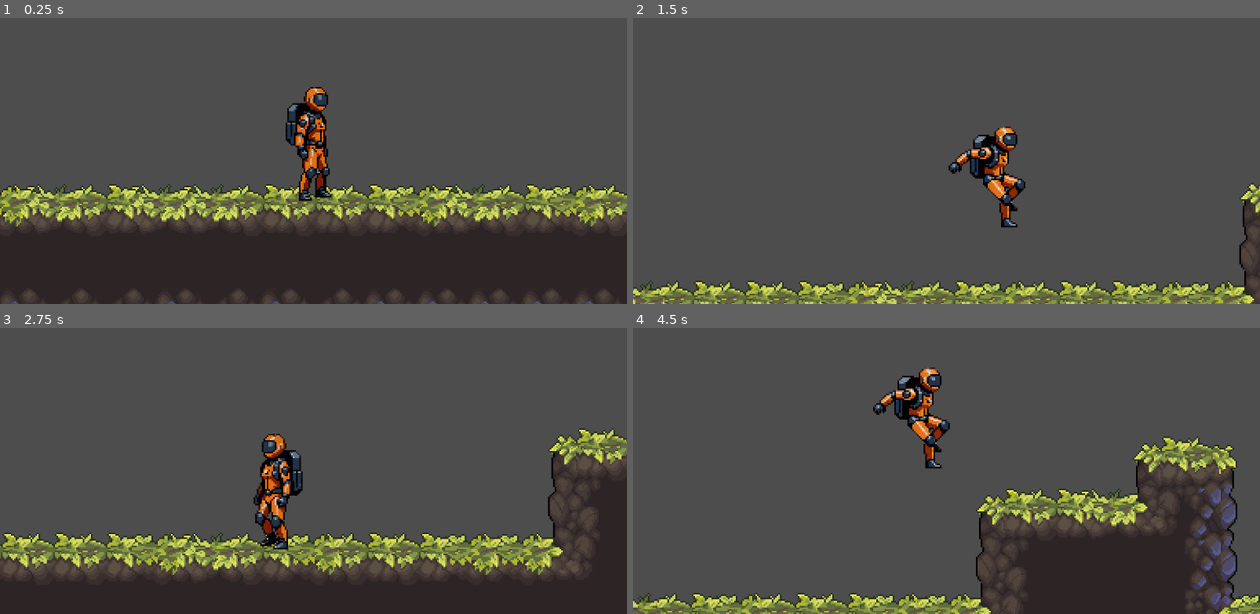
Above: before the commit, frames 1-4 (two rows, left to right).
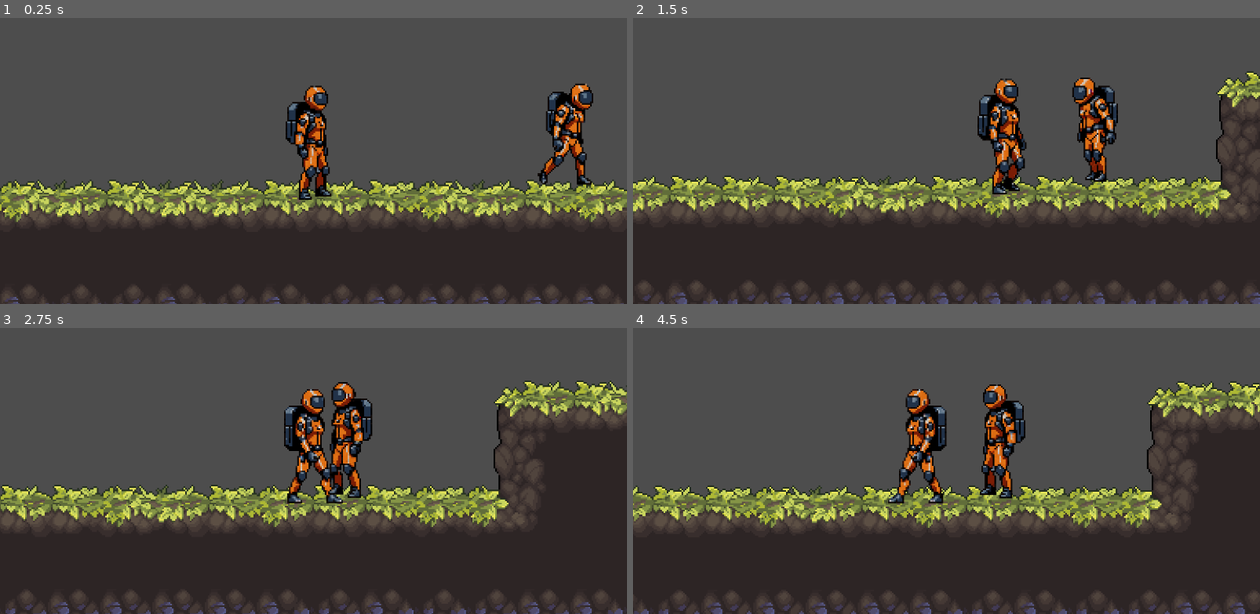
Above: after the commit, the same moments.

Repository: bartletuni/Sidescroller-Colab
Game: Godot game, scene res://Scenes/Level Scenes/main.tscn
Same seed, same stepped clock (60 frames per second), same inputs: the game is played once before the commit and once after it.
Inputs:
- Up to frame 1 (0.25 s): no input
- Up to frame 2 (1.5 s): hold S (crouch) 0.53-1.28 s; hold D (move_right) from 0.53 s (still down); tap Space (jump) at 0.77, 1.07 s; tap Shift (run) at 0.8, 1.35 s
- Up to frame 3 (2.75 s): tap Space (jump) at 1.52, 1.55, 1.82, 2.1 s; release D (move_right) at 2.03 s; hold A (move_left) from 2.03 s (still down); hold S (crouch) from 2.03 s (still down)
- Up to frame 4 (4.5 s): release A (move_left) at 2.78 s; release S (crouch) at 2.78 s; hold D (move_right) 2.78-4.28 s; tap S (crouch) at 2.85, 4.35 s; tap Space (jump) at 3.02, 3.32, 3.77, 3.8, 4.07 s; tap Shift (run) at 3.05 s; hold Shift (run) 3.53-4.28 s; hold A (move_left) from 4.28 s (still down)

The runs differ from the first frame. In frame 1, 11% of the frame differs, in the area x 0-100%, y 23-100%; in frame 2, 43%, in the area x 0-100%, y 18-100%; in frame 3, 32%; in frame 4, 37%.

Commit message:
Player and enemy global files.
enemy and player movement and animation are isolated to global files that can be referenced for easier code aplication.

Diff:
--- /dev/null
+++ b/platformer-colaboration/Scenes/Enemy Scenes/Enemy.tscn
@@ -0,0 +1,208 @@
+[gd_scene format=3 uid="uid://bln64vt07qp5y"]
+
+[ext_resource type="Texture2D" uid="uid://43u4706dio88" path="res://Astronaut/INJURED_WALK.png" id="1_0sphq"]
+[ext_resource type="Script" uid="uid://cd7env287knia" path="res://Scripts/Enemy Scripts/Enemy.gd" id="1_25to5"]
+[ext_resource type="Texture2D" uid="uid://car6yptu4i2ak" path="res://Astronaut/IDLE.png" id="2_u5n0e"]
+[ext_resource type="Texture2D" uid="uid://c4np5gkmjdoxm" path="res://Astronaut/RUN.png" id="3_0ab82"]
+
+[sub_resource type="AtlasTexture" id="AtlasTexture_heljy"]
+atlas = ExtResource("2_u5n0e")
+region = Rect2(0, 0, 92, 92)
+
+[sub_resource type="AtlasTexture" id="AtlasTexture_2xnfw"]
+atlas = ExtResource("2_u5n0e")
+region = Rect2(92, 0, 92, 92)
+
+[sub_resource type="AtlasTexture" id="AtlasTexture_31c66"]
+atlas = ExtResource("2_u5n0e")
+region = Rect2(184, 0, 92, 92)
+
+[sub_resource type="AtlasTexture" id="AtlasTexture_0vjj1"]
+atlas = ExtResource("2_u5n0e")
+region = Rect2(276, 0, 92, 92)
+
+[sub_resource type="AtlasTexture" id="AtlasTexture_31kh2"]
+atlas = ExtResource("3_0ab82")
+region = Rect2(0, 0, 92, 92)
+
+[sub_resource type="AtlasTexture" id="AtlasTexture_qja6f"]
+atlas = ExtResource("3_0ab82")
+region = Rect2(92, 0, 92, 92)
+
+[sub_resource type="AtlasTexture" id="AtlasTexture_fsk2x"]
+atlas = ExtResource("3_0ab82")
+region = Rect2(184, 0, 92, 92)
+
+[sub_resource type="AtlasTexture" id="AtlasTexture_4ertv"]
+atlas = ExtResource("3_0ab82")
+region = Rect2(276, 0, 92, 92)
+
+[sub_resource type="AtlasTexture" id="AtlasTexture_ynq5w"]
+atlas = ExtResource("3_0ab82")
+region = Rect2(368, 0, 92, 92)
+
+[sub_resource type="AtlasTexture" id="AtlasTexture_u560u"]
+atlas = ExtResource("3_0ab82")
+region = Rect2(0, 92, 92, 92)
+
+[sub_resource type="AtlasTexture" id="AtlasTexture_o5b5a"]
+atlas = ExtResource("3_0ab82")
+region = Rect2(92, 92, 92, 92)
+
+[sub_resource type="AtlasTexture" id="AtlasTexture_tdlvu"]
+atlas = ExtResource("3_0ab82")
+region = Rect2(184, 92, 92, 92)
+
+[sub_resource type="AtlasTexture" id="AtlasTexture_25to5"]
+atlas = ExtResource("1_0sphq")
+region = Rect2(0, 0, 92, 92)
+
+[sub_resource type="AtlasTexture" id="AtlasTexture_u5n0e"]
+atlas = ExtResource("1_0sphq")
+region = Rect2(92, 0, 92, 92)
+
+[sub_resource type="AtlasTexture" id="AtlasTexture_0ab82"]
+atlas = ExtResource("1_0sphq")
+region = Rect2(184, 0, 92, 92)
+
+[sub_resource type="AtlasTexture" id="AtlasTexture_odjcb"]
+atlas = ExtResource("1_0sphq")
+region = Rect2(276, 0, 92, 92)
+
+[sub_resource type="AtlasTexture" id="AtlasTexture_u3mw7"]
+atlas = ExtResource("1_0sphq")
+region = Rect2(368, 0, 92, 92)
+
+[sub_resource type="AtlasTexture" id="AtlasTexture_mkqv5"]
+atlas = ExtResource("1_0sphq")
+region = Rect2(0, 92, 92, 92)
+
+[sub_resource type="AtlasTexture" id="AtlasTexture_8cn25"]
+atlas = ExtResource("1_0sphq")
+region = Rect2(92, 92, 92, 92)
+
+[sub_resource type="AtlasTexture" id="AtlasTexture_4o3g0"]
+atlas = ExtResource("1_0sphq")
+region = Rect2(184, 92, 92, 92)
+
+[sub_resource type="SpriteFrames" id="SpriteFrames_heljy"]
+animations = [{
+"frames": [{
+"duration": 1.0,
+"texture": SubResource("AtlasTexture_heljy")
+}, {
+"duration": 1.0,
+"texture": SubResource("AtlasTexture_2xnfw")
+}, {
+"duration": 1.0,
+"texture": SubResource("AtlasTexture_31c66")
+}, {
+"duration": 1.0,
+"texture": SubResource("AtlasTexture_0vjj1")
+}],
+"loop": true,
+"name": &"Idle",
+"speed": 3.0
+}, {
+"frames": [{
+"duration": 1.0,
+"texture": SubResource("AtlasTexture_31kh2")
+}, {
+"duration": 1.0,
+"texture": SubResource("AtlasTexture_qja6f")
+}, {
+"duration": 1.0,
+"texture": SubResource("AtlasTexture_fsk2x")
+}, {
+"duration": 1.0,
+"texture": SubResource("AtlasTexture_4ertv")
+}, {
+"duration": 1.0,
+"texture": SubResource("AtlasTexture_ynq5w")
+}, {
+"duration": 1.0,
+"texture": SubResource("AtlasTexture_u560u")
+}, {
+"duration": 1.0,
+"texture": SubResource("AtlasTexture_o5b5a")
+}, {
+"duration": 1.0,
+"texture": SubResource("AtlasTexture_tdlvu")
+}],
+"loop": true,
+"name": &"Run",
+"speed": 8.0
+}, {
+"frames": [{
+"duration": 1.0,
+"texture": SubResource("AtlasTexture_25to5")
+}, {
+"duration": 1.0,
+"texture": SubResource("AtlasTexture_u5n0e")
+}, {
+"duration": 1.0,
+"texture": SubResource("AtlasTexture_0ab82")
+}, {
+"duration": 1.0,
+"texture": SubResource("AtlasTexture_odjcb")
+}, {
+"duration": 1.0,
+"texture": SubResource("AtlasTexture_u3mw7")
+}, {
+"duration": 1.0,
+"texture": SubResource("AtlasTexture_mkqv5")
+}, {
+"duration": 1.0,
+"texture": SubResource("AtlasTexture_8cn25")
+}, {
+"duration": 1.0,
+"texture": SubResource("AtlasTexture_4o3g0")
+}],
+"loop": true,
+"name": &"Walk",
+"speed": 8.0
+}]
+
+[sub_resource type="CapsuleShape2D" id="CapsuleShape2D_0sphq"]
+radius = 9.0
+height = 60.0
+
+[sub_resource type="CapsuleShape2D" id="CapsuleShape2D_25to5"]
+radius = 19.0
+height = 66.0
+
+[sub_resource type="CircleShape2D" id="CircleShape2D_u5n0e"]
+radius = 113.07078
+
+[node name="Enemy" type="CharacterBody2D" unique_id=1615103394 groups=["Enemies"]]
+script = ExtResource("1_25to5")
+
+[node name="Animator" type="AnimatedSprite2D" parent="." unique_id=809814956]
+sprite_frames = SubResource("SpriteFrames_heljy")
+animation = &"Run"
+autoplay = "Walk"
+
+[node name="RayLeft" type="RayCast2D" parent="." unique_id=271676554]
+target_position = Vector2(-35, 0)
+
+[node name="RayRight" type="RayCast2D" parent="." unique_id=1215439273]
+target_position = Vector2(35, 0)
+
+[node name="collision_box" type="CollisionShape2D" parent="." unique_id=1111316265]
+position = Vector2(0, 4)
+shape = SubResource("CapsuleShape2D_0sphq")
+
+[node name="hitbox" type="Area2D" parent="." unique_id=29848986]
+
+[node name="hitbox_shape" type="CollisionShape2D" parent="hitbox" unique_id=1522681613]
+position = Vector2(0, 4)
+shape = SubResource("CapsuleShape2D_25to5")
+
+[node name="detection_radius" type="Area2D" parent="." unique_id=1688325555]
+
+[node name="CollisionShape2D" type="CollisionShape2D" parent="detection_radius" unique_id=861285606]
+shape = SubResource("CircleShape2D_u5n0e")
+
+[connection signal="area_entered" from="hitbox" to="." method="_on_hitbox_area_entered"]
+[connection signal="area_entered" from="detection_radius" to="." method="_on_detection_radius_area_entered"]
+[connection signal="body_entered" from="detection_radius" to="." method="_on_detection_radius_body_entered"]
--- a/platformer-colaboration/Scenes/Level Scenes/main.tscn
+++ b/platformer-colaboration/Scenes/Level Scenes/main.tscn
@@ -2,6 +2,7 @@
 
 [ext_resource type="Texture2D" uid="uid://no4daegh250p" path="res://CraftPix Level Assets/TILED_files/Tileset.png" id="1_ua7y4"]
 [ext_resource type="PackedScene" uid="uid://bhucdeffc8jd2" path="res://Scenes/Player Scenes/player.tscn" id="2_2b0cf"]
+[ext_resource type="PackedScene" uid="uid://bln64vt07qp5y" path="res://Scenes/Enemy Scenes/Enemy.tscn" id="3_4u2wh"]
 
 [sub_resource type="TileSetAtlasSource" id="TileSetAtlasSource_2b0cf"]
 texture = ExtResource("1_ua7y4")
@@ -889,8 +890,11 @@
 [node name="Main" type="Node2D" unique_id=103056610]
 
 [node name="TileMapLayer" type="TileMapLayer" parent="." unique_id=1379145283]
-tile_map_data = PackedByteArray("AAAbAAQAAAAGAAYAAAAaAAQAAAA …(1832 unchanged characters)… KAAIAAAAHAAAAAAALAAIAAAACAAEAAAAMAAIAAAAGAAEAAAAMAAEAAAALAAEAAAANAAEAAAAJAAEAAAANAAIAAAAJAAIAAAAMAAMAAAAHAAEAAAALAAMAAAAHAAMAAAAKAAM …(607 unchanged characters)…
+tile_map_data = PackedByteArray("AAAbAAQAAAAGAAYAAAAaAAQAAAA …(1832 unchanged characters)… KAAIAAAAHAAAAAAALAAIAAAACAAEAAAAMAAIAAAACAAEAAAANAAIAAAAMAAEAAAAMAAMAAAAHAAEAAAALAAMAAAAHAAMAAAAKAAM …(607 unchanged characters)…
 tile_set = SubResource("TileSet_4u2wh")
 
 [node name="Player" parent="." unique_id=1447609646 instance=ExtResource("2_2b0cf")]
 position = Vector2(-16, 89)
+
+[node name="Enemy" parent="." unique_id=1615103394 instance=ExtResource("3_4u2wh")]
+position = Vector2(111, 95)
--- a/platformer-colaboration/Scenes/Player Scenes/player.tscn
+++ b/platformer-colaboration/Scenes/Player Scenes/player.tscn
@@ -154,18 +154,6 @@
 atlas = ExtResource("8_qbc6l")
 region = Rect2(184, 0, 92, 92)
 
-[sub_resource type="AtlasTexture" id="AtlasTexture_5s6rg"]
-atlas = ExtResource("8_qbc6l")
-region = Rect2(276, 0, 92, 92)
-
-[sub_resource type="AtlasTexture" id="AtlasTexture_jsiit"]
-atlas = ExtResource("8_qbc6l")
-region = Rect2(368, 0, 92, 92)
-
-[sub_resource type="AtlasTexture" id="AtlasTexture_rb4ui"]
-atlas = ExtResource("8_qbc6l")
-region = Rect2(0, 92, 92, 92)
-
 [sub_resource type="AtlasTexture" id="AtlasTexture_hwxlp"]
 atlas = ExtResource("9_kg5gs")
 region = Rect2(0, 0, 92, 92)
@@ -330,19 +318,10 @@
 }, {
 "duration": 1.0,
 "texture": SubResource("AtlasTexture_f225w")
-}, {
-"duration": 1.0,
-"texture": SubResource("AtlasTexture_5s6rg")
-}, {
-"duration": 1.0,
-"texture": SubResource("AtlasTexture_jsiit")
-}, {
-"duration": 1.0,
-"texture": SubResource("AtlasTexture_rb4ui")
-}],
-"loop": true,
+}],
+"loop": false,
 "name": &"Slide",
-"speed": 5.0
+"speed": 10.0
 }, {
 "frames": [{
 "duration": 1.0,
@@ -372,19 +351,16 @@
 radius = 9.0
 height = 66.0
 
-[node name="Player" type="CharacterBody2D" unique_id=1447609646]
+[node name="Player" type="CharacterBody2D" unique_id=1447609646 groups=["Players"]]
 script = ExtResource("1_45clo")
 
 [node name="Animation" type="AnimatedSprite2D" parent="." unique_id=938781721]
 sprite_frames = SubResource("SpriteFrames_c4btd")
-animation = &"Jump"
+animation = &"Slide"
 autoplay = "Idle"
-frame = 4
-frame_progress = 1.0
-
-[node name="Hitbox" type="CollisionShape2D" parent="." unique_id=47658649]
-visible = false
-position = Vector2(1, 5)
+
+[node name="CollisionBox" type="CollisionShape2D" parent="." unique_id=47658649]
+position = Vector2(1, 3)
 shape = SubResource("CapsuleShape2D_45clo")
 
 [node name="Camera2D" type="Camera2D" parent="." unique_id=1625468662]
--- /dev/null
+++ b/platformer-colaboration/Scripts/Enemy Scripts/Enemy.gd
@@ -0,0 +1,32 @@
+extends CharacterBody2D
+
+@onready var enemy: CharacterBody2D = $"."
+@onready var animator: AnimatedSprite2D = $Animator
+
+var enemy_damage = 1
+
+func _ready() -> void:
+	velocity.x = EnemyData.SPEED
+
+func _physics_process(delta: float) -> void:
+	EnemyData.ray_movement(enemy, $RayLeft, $RayRight)
+
+	EnemyData.animation(enemy)
+
+	$Animator.play(EnemyData.current_animation)
+
+func _on_hitbox_area_entered(area: Area2D) -> void:
+	var groups = area.get_groups()
+	if "Players" in groups:
+		EnemyData.damage(enemy_damage)
+
+func _on_detection_radius_area_entered(area: Area2D) -> void:
+	pass
+
+
+func _on_detection_radius_body_entered(body: Node2D) -> void:
+	var groups = body.get_groups()
+	if "Players" in groups:
+		EnemyData.run(enemy)
+	else:
+		print(groups)
--- /dev/null
+++ b/platformer-colaboration/Scripts/Enemy Scripts/EnemyData.gd
@@ -0,0 +1,53 @@
+extends Node
+
+const HEALTH = 5
+const SPEED = 125
+const DAMAGE = 1
+
+var speed = SPEED
+
+var animation_picker = ["Idle", "Walk", "Run", "Jump", "Attack"]
+var current_animation = ""
+
+func standard_enemy_movement(enemy, player, detection_radius):
+	pass
+
+func ray_movement(enemy, ray_left, ray_right):
+	#Checks if the raycasts are colliding with anything then checks if that thing is a part of the level. If it is it switches the direction that the enemy is moving
+	if ray_left.is_colliding():
+		var RayLeftCollider = ray_left.get_collider().get_class()
+		if RayLeftCollider == "TileMapLayer":
+			enemy.velocity.x = speed
+	if ray_right.is_colliding():
+		var RayRightCollider = ray_right.get_collider().get_class()
+		if RayRightCollider == "TileMapLayer":
+			enemy.velocity.x = -speed
+
+	enemy.move_and_slide()
+
+func pathfinding_movement(enemy, player):
+	pass
+
+func damage(enemy_damage):
+	PlayerData.health -= enemy_damage
+
+func animation(enemy):
+	var AnimNum = 0
+	if enemy.velocity.x > 0 and enemy.velocity.x < 126:
+		enemy.animator.flip_h = false
+		AnimNum = 1
+	elif enemy.velocity.x < 0 and enemy.velocity.x < 126:
+		enemy.animator.flip_h = true
+		AnimNum = 1
+	elif enemy.velocity.x == 0:
+		AnimNum = 0
+	elif enemy.velocity.x > 125:
+		enemy.animator.flip_h = false
+		AnimNum = 2
+	elif enemy.velocity.x < -125:
+		enemy.animator.flip_h = true
+		AnimNum = 2
+	current_animation = animation_picker[AnimNum]
+
+func run(enemy):
+	speed = SPEED * 1.2
--- /dev/null
+++ b/platformer-colaboration/Scripts/Player Scripts/PlayerData.gd
@@ -0,0 +1,78 @@
+extends Node
+
+
+const SPEED = 150.0
+const RUN_SPEED = 200.0
+const SLIDE_SPEED = 300.0
+const JUMP_VELOCITY = -400.0
+
+var health = 10
+
+var animation_picker = ["Idle", "Walk", "Run", "Jump", "Slide", "Attack"]
+var current_animation = ""
+
+var flip = false
+var direction = Input
+var sprint = Input
+var slide = Input
+var crouch = Input
+var jump = Input
+
+func gravity(player, delta):
+	var gravity_value = ProjectSettings.get_setting("physics/2d/default_gravity")
+	player.velocity.y = gravity_value * delta * 15
+
+func _ready() -> void:
+	pass
+
+func movement_input():
+	direction = Input.get_axis("move_left", "move_right")
+	sprint = Input.is_action_pressed("run")
+	slide = Input.is_action_pressed("crouch")
+	crouch = Input.is_action_pressed("crouch")
+	jump = Input.is_action_just_pressed("jump")
+
+
+func player_movement(player, direction, sprint, slide, crouch, jump):
+	if direction and not sprint and not jump and not slide:
+		player.velocity.x = direction * SPEED
+
+	elif direction and sprint and not jump and not slide:
+		player.velocity.x = direction * RUN_SPEED
+
+	elif direction and sprint and slide and not jump:
+		player.velocity.x = direction * SLIDE_SPEED
+
+	elif direction and jump and not slide:
+		player.velocity.y = JUMP_VELOCITY
+
+	elif not direction:
+		player.velocity.x = move_toward(player.velocity.x, 0, SPEED)
+		print("help")
+
+	player.move_and_slide()
+
+func animator(player):
+	var AnimNum = 0
+	if player.velocity.x > 0 and not sprint:
+		player.animation.flip_h = false
+		AnimNum = 1
+	elif player.velocity.x < 0 and not sprint:
+		player.animation.flip_h = true
+		AnimNum = 1
+	elif player.velocity.x == 0:
+		AnimNum = 0
+	elif player.velocity.x > 0 and sprint:
+		player.animation.flip_h = false
+		AnimNum = 2
+	elif player.velocity.x < 0 and sprint:
+		player.animation.flip_h = true
+		AnimNum = 2
+	elif player.velocity.x > 0 and sprint and slide:
+		player.animation.flip_h = false
+		AnimNum = 4
+	elif player.velocity.x < 0 and sprint and slide:
+		player.animation.flip_h = true
+		AnimNum = 4
+
+	current_animation = animation_picker[AnimNum]
--- a/platformer-colaboration/Scripts/Player Scripts/player.gd
+++ b/platformer-colaboration/Scripts/Player Scripts/player.gd
@@ -1,53 +1,16 @@
 extends CharacterBody2D
 
-
-const SPEED = 150.0
-const RUN_SPEED = 250.0
-const JUMP_VELOCITY = -400.0
-
-@export var push_force: float = 80.0
-
+@onready var player: CharacterBody2D = $"."
+@onready var animation: AnimatedSprite2D = $Animation
 
 func _physics_process(delta: float) -> void:
-	if not is_on_floor():
-		velocity += get_gravity() * delta
 
-	var jump := Input.is_action_just_pressed("jump")
+	PlayerData.movement_input()
 
-	if jump and (Input.is_action_pressed("move_left") or Input.is_action_pressed("move_right")):
-		$Animation.play("Jump")
-		if is_on_floor():
-			velocity.y = JUMP_VELOCITY
+	PlayerData.gravity(player, delta)
 
+	PlayerData.player_movement(player, PlayerData.direction, PlayerData.sprint, PlayerData.slide, PlayerData.crouch, PlayerData.jump)
 
+	PlayerData.animator(player)
 
-	var direction := Input.get_axis("move_left", "move_right")
-	var sprint := Input.is_action_pressed("run")
-	if direction and not sprint and not jump:
-		velocity.x = direction * SPEED
-		if velocity.x > 0 and is_on_floor():
-			$Animation.flip_h = false
-			$Animation.play("Walk")
-		elif velocity.x < 0 and is_on_floor():
-			$Animation.flip_h = true
-			$Animation.play("Walk")
-	elif direction and sprint and not jump:
-		velocity.x = direction * RUN_SPEED
-		if velocity.x > 0 and is_on_floor():
-			$Animation.flip_h = false
-			$Animation.play("Run")
-		elif velocity.x < 0 and is_on_floor():
-			$Animation.flip_h = true
-			$Animation.play("Run")
-	elif not direction:
-		velocity.x = move_toward(velocity.x, 0, SPEED)
-		$Animation.play("Idle")
-
-	move_and_slide()
-
-	#for i in get_slide_collision_count():
-		#var collision = get_slide_collision(i)
-		#var collider = collision.get_collider()
-		#
-		#if collider is RigidBody2D:
-			#collider.apply_central_force(-collision.get_normal() * push_force)
+	$Animation.play(PlayerData.current_animation)
--- a/platformer-colaboration/project.godot
+++ b/platformer-colaboration/project.godot
@@ -14,6 +14,16 @@
 run/main_scene="uid://b1uugyipv0tk3"
 config/features=PackedStringArray("4.6", "Forward Plus")
 config/icon="res://icon.svg"
+
+[autoload]
+
+PlayerData="*uid://c8ea4kxkqrs35"
+EnemyData="*uid://d270qtqjan0ej"
+
+[global_group]
+
+Enemies="Enemies"
+Players="Player Characters"
 
 [input]
 
Not shown, added: platformer-colaboration/Scripts/Enemy Scripts/Enemy.gd.uid
Not shown, added: platformer-colaboration/Scripts/Enemy Scripts/EnemyData.gd.uid
Not shown, added: platformer-colaboration/Scripts/Player Scripts/PlayerData.gd.uid
Not shown, changed: .DS_Store
Not shown, removed: craftpix-net-123681-free-samurai-pixel-art-sprite-sheets.zip
